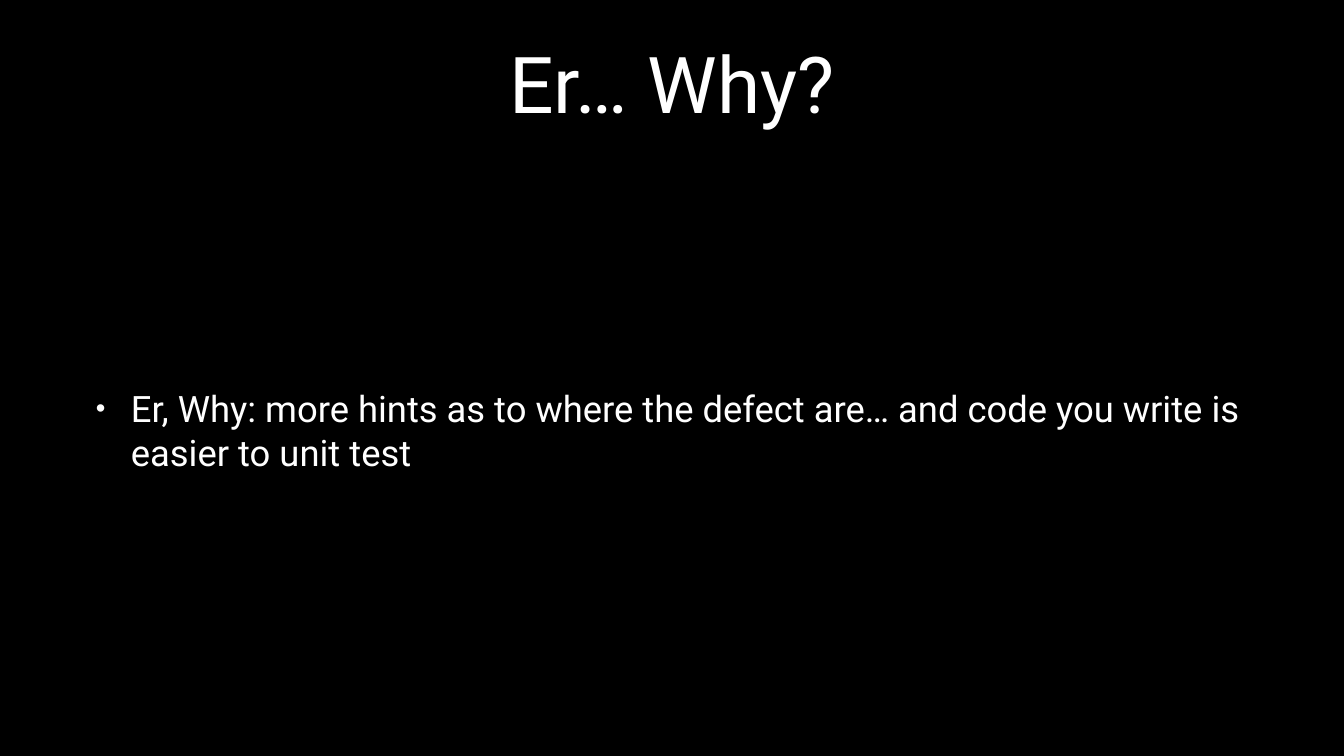
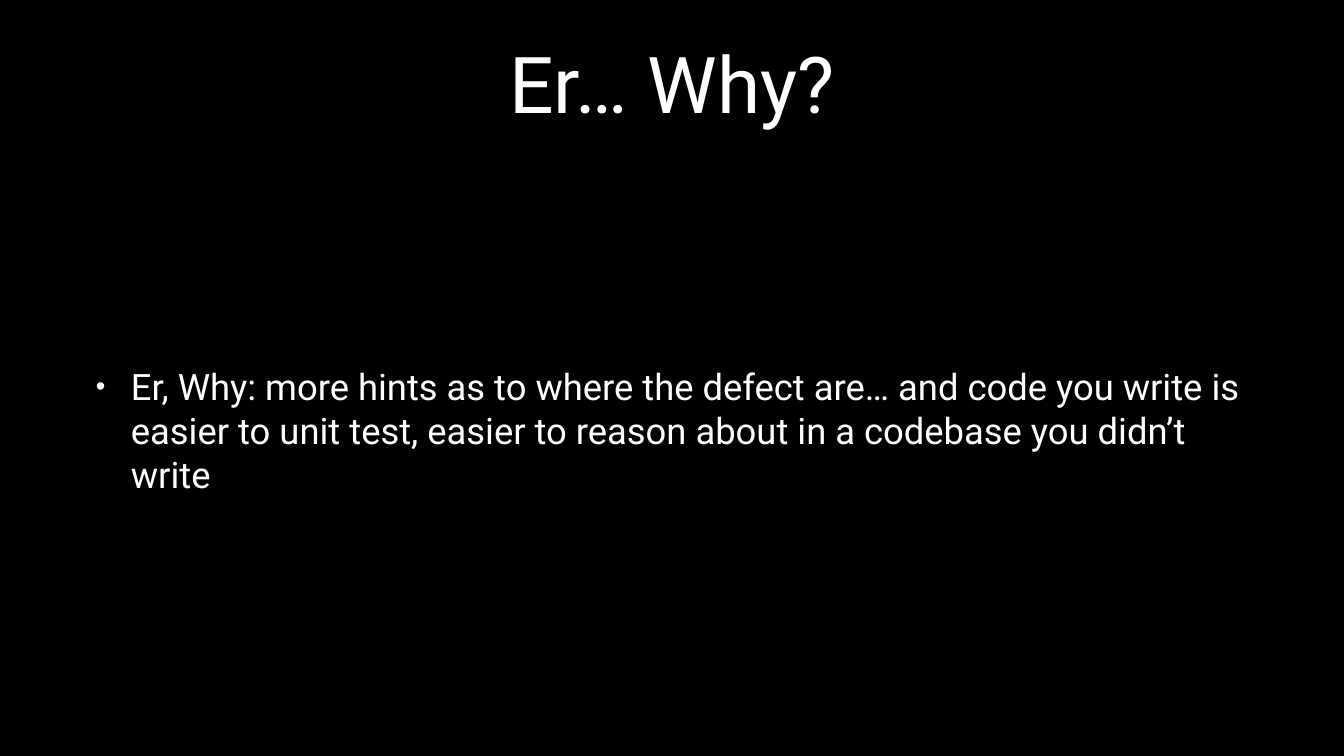
Before and after one commit to JesterXL/redux-ngredux-sagas-angular-presentation, a slide deck: slide 7 of redux-preso-nationjs-9.16.2016.pptx. Drawn at 1344x756 pixels with LibreOffice and Linux fonts; fonts in the diff are those of the drawing. Boxes give left, top, right and bottom in pixels: in the first picture for what was removed or moved away, otherwise in the second. Text is boxed around its words. In the diff, an @@ line names an element or a change of style, - is before the commit and + after.

```diff
--- a/redux-preso-nationjs-9.16.2016.pptx
+++ b/redux-preso-nationjs-9.16.2016.pptx
@@ text at [131, 372, 1240, 489]: text changed @@
-• Er, Why: more hints as to where the defect are… and code you write is easier to unit test
+• Er, Why: more hints as to where the defect are… and code you write is easier to unit test, easier to reason about in a codebase you didn’t write
```
Also in this commit, not shown: 12 other slides changed, 7 slides added, 14 slides removed, 2 other files.
